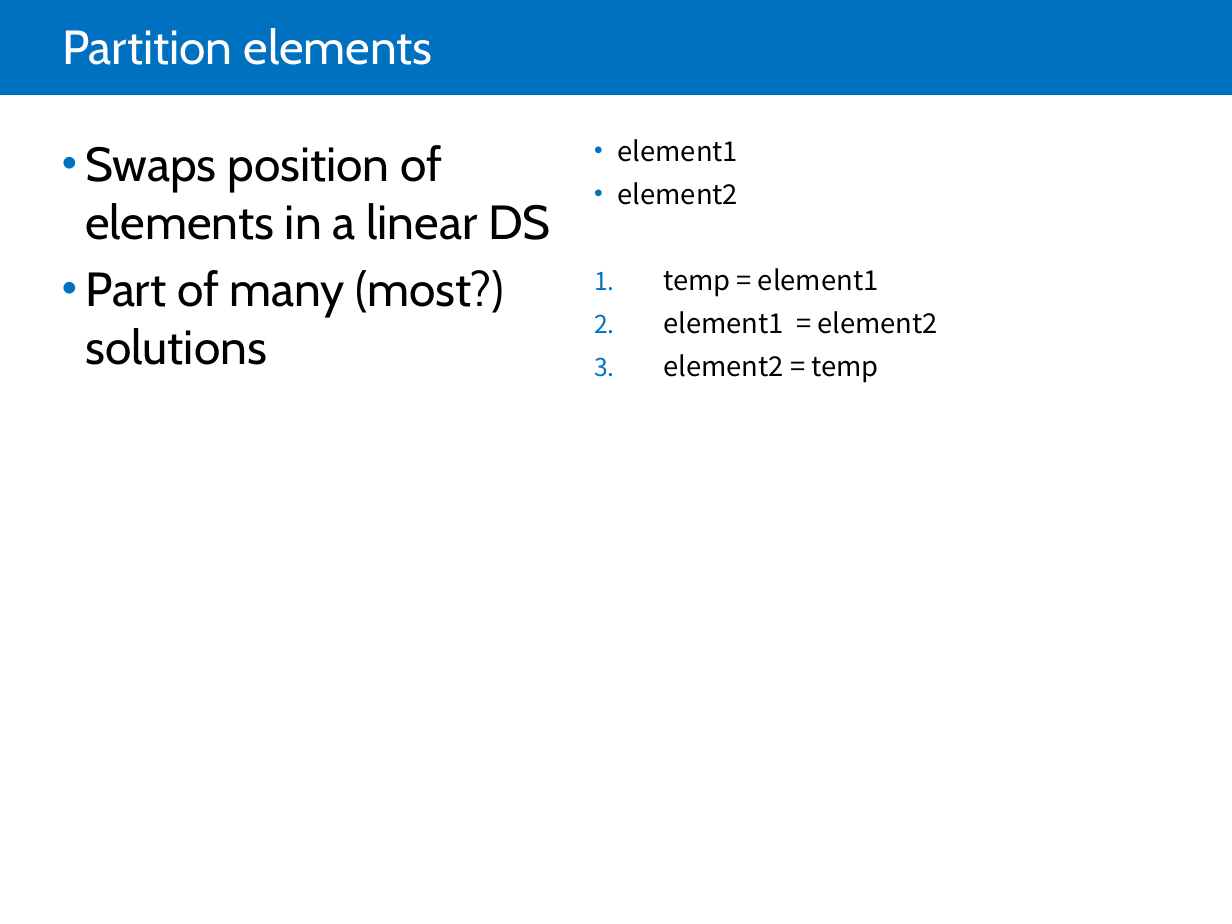
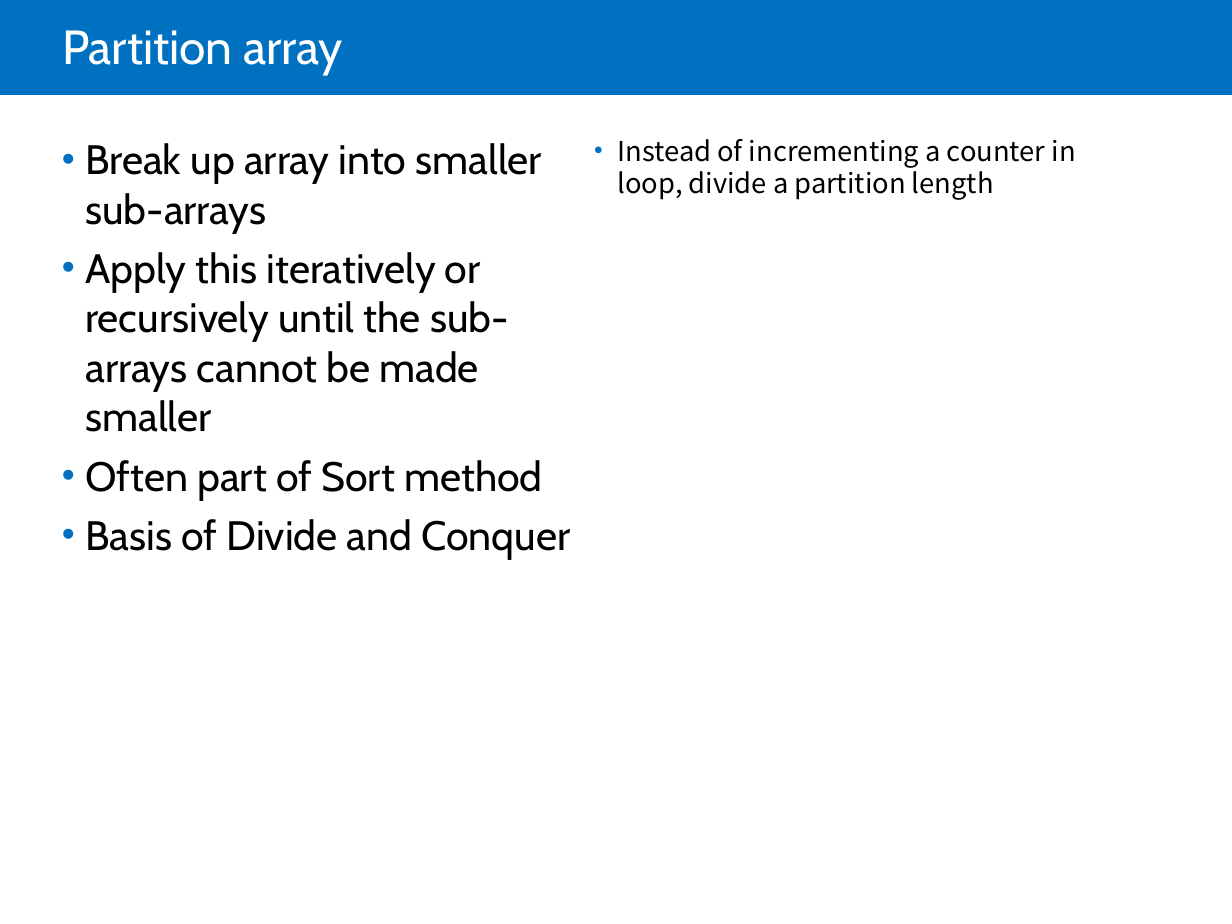
Before and after one commit to jdevr1es/DotnetSlides, a slide deck: slide 20 of DSA Study Guide.pptx (slide 17 before the commit). Drawn at 1232x924 pixels with LibreOffice and Linux fonts; fonts in the diff are those of the drawing. Boxes give left, top, right and bottom in pixels: in the first picture for what was removed or moved away, otherwise in the second. Text is boxed around its words. In the diff, an @@ line names an element or a change of style, - is before the commit and + after.

```diff
--- a/DSA Study Guide.pptx
+++ b/DSA Study Guide.pptx
@@ title at box(62, 30, 344, 75): text changed @@
-Partition elements
+Partition array
@@ text at box(85, 143, 571, 560): text changed; size 28 to 24 pt @@
-• Swaps position of elements in a linear DS
-• Part of many (most?) solutions
+• Break up array into smaller sub-arrays
+• Apply this iteratively or recursively until the sub-arrays cannot be made smaller
+• Often part of Sort method
+• Basis of Divide and Conquer
@@ text at box(618, 139, 1076, 200): text changed @@
-• element1
-• element2
-1. temp = element1
-2. element1 = element2
-3. element2 = temp
+• Instead of incrementing a counter in loop, divide a partition length
```
Also in this commit, not shown: 5 other slides changed, 8 slides added, 1 slide removed.
